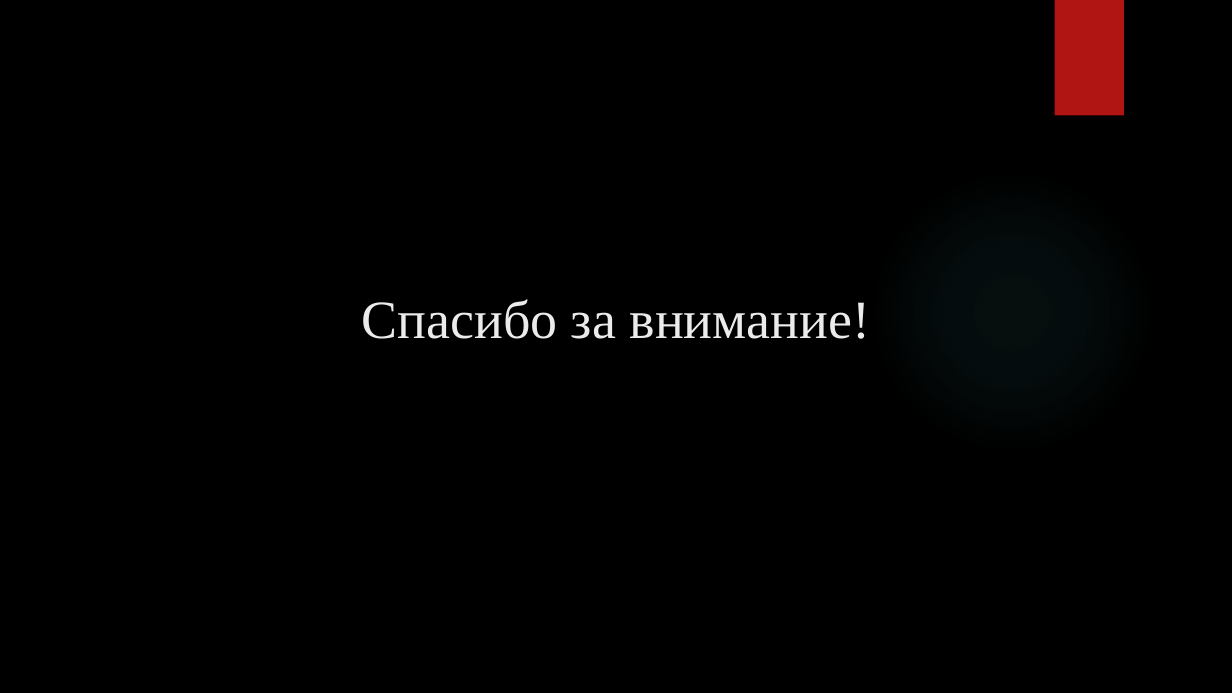
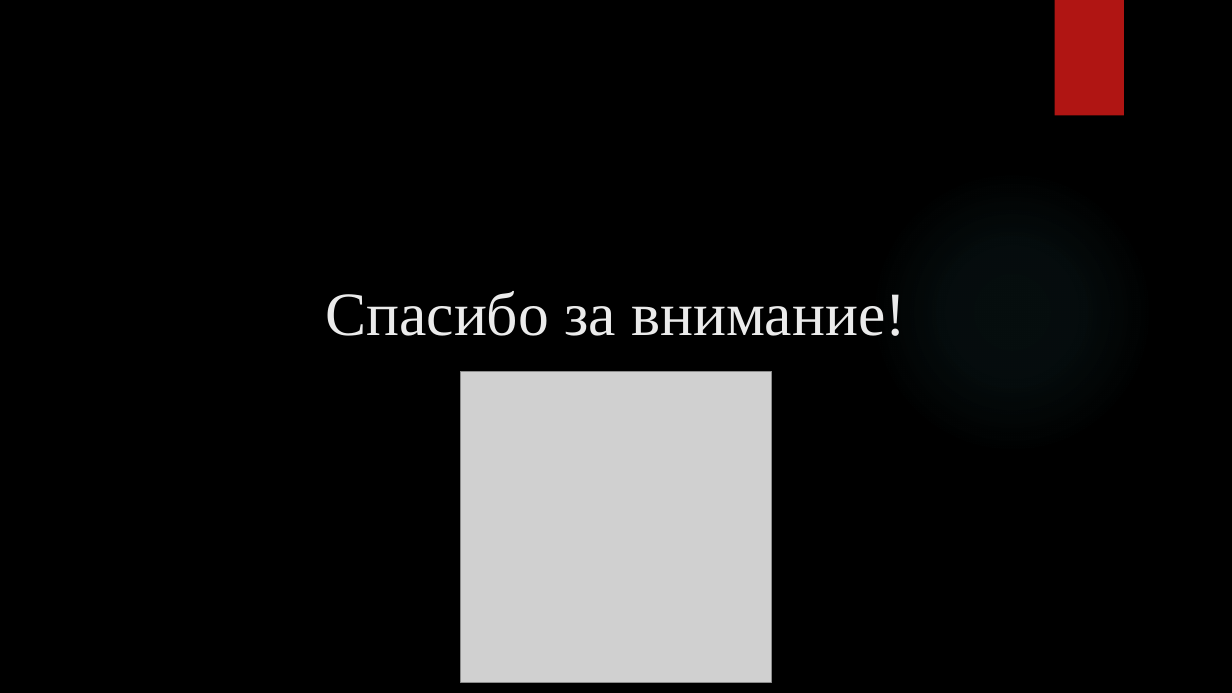
Before and after one commit to GENDOSMAL/Diplom, a slide deck: slide 17 of Documentation/Презентация к защите.pptx (slide 14 before the commit). Drawn at 1232x693 pixels with LibreOffice and Linux fonts; fonts in the diff are those of the drawing; grey boxes stand for pictures; background and template pictures are left out. Boxes give left, top, right and bottom in pixels: in the first picture for what was removed or moved away, otherwise in the second. Text is boxed around its words. In the diff, an @@ line names an element or a change of style, - is before the commit and + after.

```diff
--- a/Documentation/Презентация к защите.pptx
+++ b/Documentation/Презентация к защите.pptx
@@ title "Спасибо за внимание!": place and size @@
-title "Спасибо за внимание!" at (362,299,871,339)
+title "Спасибо за внимание!" at (325,291,906,336)
@@ title "Спасибо за внимание!" at (325,291,906,336): size 42 to 48 pt @@
@@ picture added at (460,372,772,683) @@
```
Also in this commit, not shown: 8 other slides changed, 5 slides added, 2 slides removed, 19 other files.
